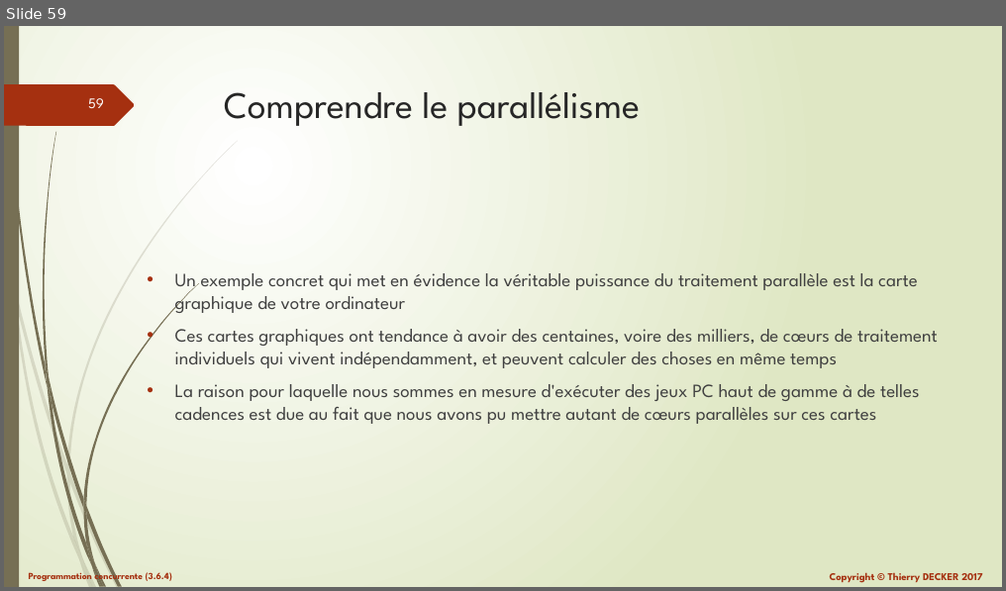
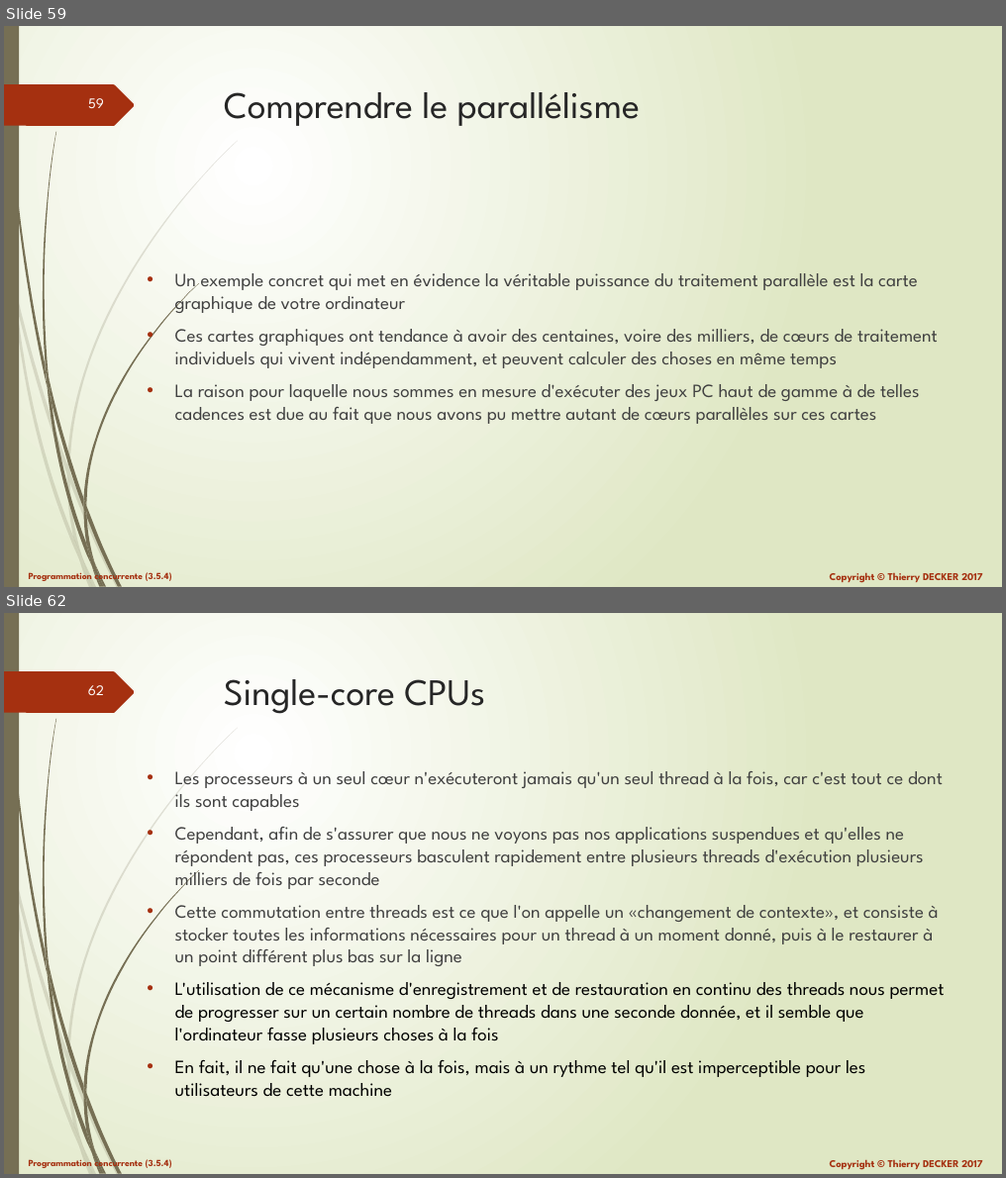
Before and after one commit to VikmanTheRacoon/learning-python, a slide deck: documentations/python-103.pptx. Shown one above the other, each under a label of ours: slide 59 before the commit, slides 59 and 62 after it; the slides between them are not shown. The pictures are 1006x591 and 1006x1178 pixels, drawn with LibreOffice and Linux fonts; fonts in the diff are those of the drawing. Boxes give left, top, right and bottom in pixels: in the first picture for what was removed or moved away, otherwise in the second. Text is boxed around its words. In the diff, an @@ line names an element or a change of style, - is before the commit and + after.

```diff
--- a/documentations/python-103.pptx
+++ b/documentations/python-103.pptx
@@ slide 62 added at (4,613,1002,1174), background gradient #FFFFFF to #DFE8C4; not listed: 27 template elements that a slide beside it also shows @@
@@ title added at (224,679,485,714), 36 pt, text #262626 @@
+Single-core CPUs
@@ text added at (175,771,944,1097), 18 pt, text #404040 @@
+• Les processeurs à un seul cœur n'exécuteront jamais qu'un seul thread à la fois, car c'est tout ce dont ils sont capables
+• Cependant, afin de s'assurer que nous ne voyons pas nos applications suspendues et qu'elles ne répondent pas, ces processeurs basculent rapidement entre plusieurs threads d'exécution plusieurs milliers de fois par seconde
+• Cette commutation entre threads est ce que l'on appelle un «changement de contexte», et consiste à stocker toutes les informations nécessaires pour un thread à un moment donné, puis à le restaurer à un point différent plus bas sur la ligne
+• L'utilisation de ce mécanisme d'enregistrement et de restauration en continu des threads nous permet de progresser sur un certain nombre de threads dans une seconde donnée, et il semble que l'ordinateur fasse plusieurs choses à la fois
+• En fait, il ne fait qu'une chose à la fois, mais à un rythme tel qu'il est imperceptible pour les utilisateurs de cette machine
```
Also in this commit, not shown: 60 other slides changed, 10 other slides added, 1 other file.
